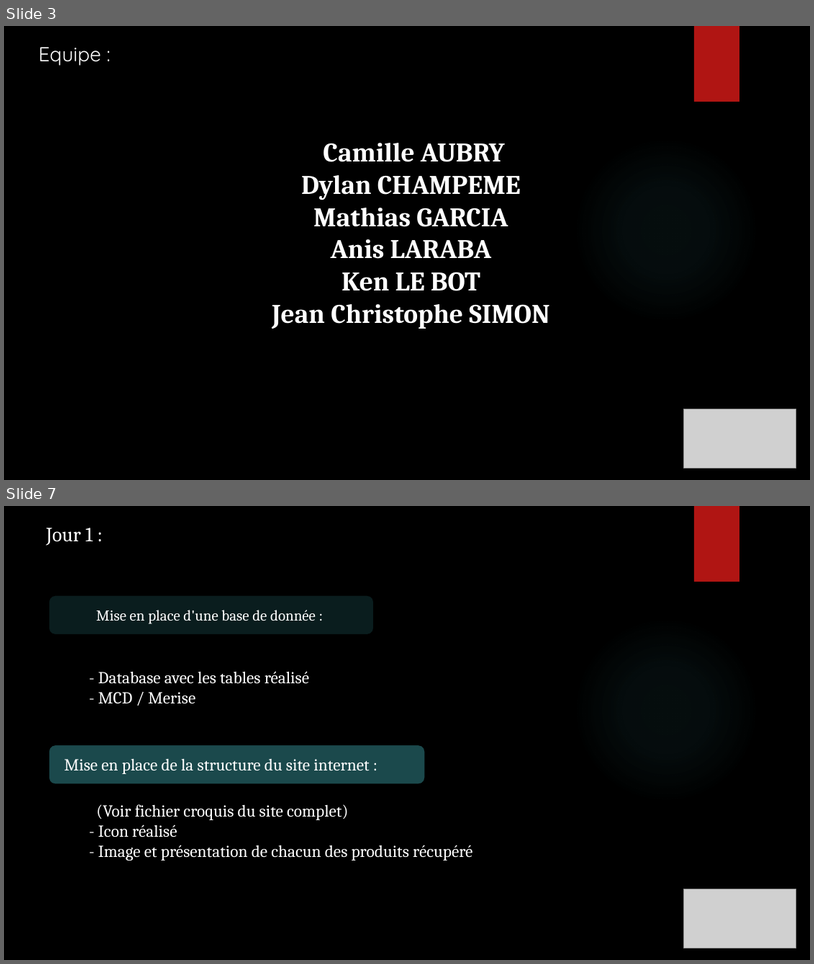
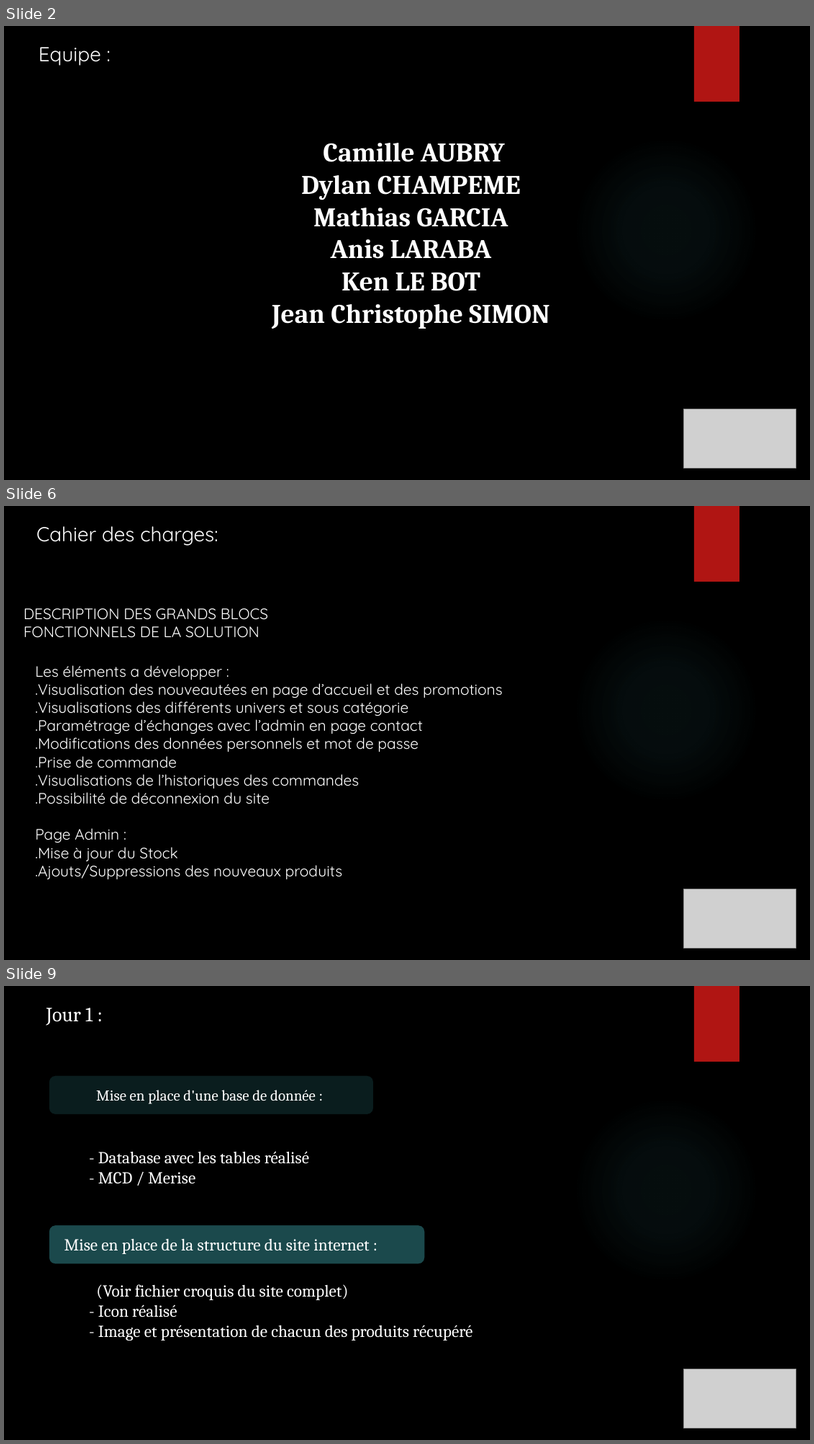
Before and after one commit to ChampemeDylan/UPOP, a slide deck: Présentation UPOP.pptx. Shown one above the other, each under a label of ours: slides 3 and 7 before the commit, slides 2, 6 and 9 after it; the slides between them are not shown. The pictures are 814x964 and 814x1444 pixels, drawn with LibreOffice and Linux fonts; fonts in the diff are those of the drawing; grey boxes stand for pictures; background and template pictures are left out. Boxes give left, top, right and bottom in pixels: in the first picture for what was removed or moved away, otherwise in the second. Text is boxed around its words. In the diff, an @@ line names an element or a change of style, - is before the commit and + after.

Commit message:
CAMILLE MAJ DIAPO
MIS A JOUR CAHIER DES CHARGES
ET PRESENTATION

```diff
--- a/Présentation UPOP.pptx
+++ b/Présentation UPOP.pptx
@@ slide 6 added at [4,506,810,960], background picture (left out); not listed: 2 template elements that a slide beside it also shows @@
@@ text added at [36,526,218,546], 24 pt, text #FFFFFF @@
+Cahier des charges:
@@ text added at [23,608,268,638], 18 pt, text #FFFFFF @@
+DESCRIPTION DES GRANDS BLOCS
+FONCTIONNELS DE LA SOLUTION
@@ text added at [35,665,502,879], 18 pt, text #FFFFFF @@
+Les éléments a développer :
+.Visualisation des nouveautées en page d’accueil et des promotions
+.Visualisations des différents univers et sous catégorie
+.Paramétrage d’échanges avec l’admin en page contact
+.Modifications des données personnels et mot de passe
+.Prise de commande
+.Visualisations de l’historiques des commandes
+.Possibilité de déconnexion du site
+Page Admin :
+.Mise à jour du Stock
+.Ajouts/Suppressions des nouveaux produits
@@ picture added at [684,889,797,948] @@
@@ what was slide 3 is now slide 2 @@
@@ what was slide 7 is now slide 9 @@
```
Also in this commit, not shown: 7 slides changed, 1 other slide added, 6 slides removed.
